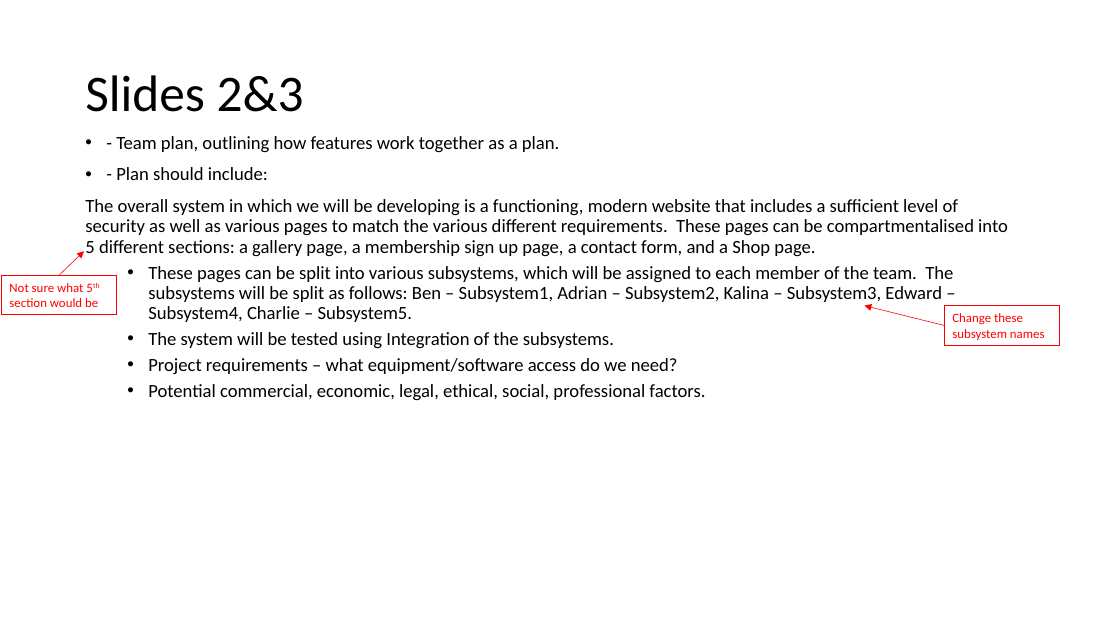
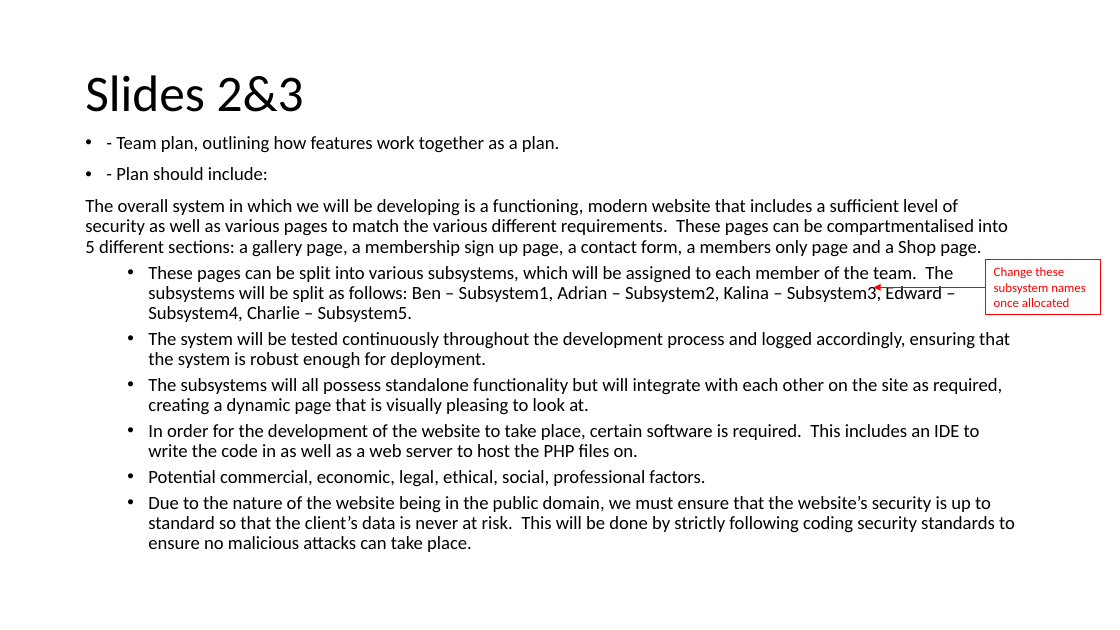
Before and after one commit to benkelly2/KV6002, a slide deck: slide 4 of KV6002_21 TOR Presentation.pptx. Drawn at 1120x630 pixels with LibreOffice and Linux fonts; fonts in the diff are those of the drawing. Boxes give left, top, right and bottom in pixels: in the first picture for what was removed or moved away, otherwise in the second. Text is boxed around its words. In the diff, an @@ line names an element or a change of style, - is before the commit and + after.

```diff
--- a/KV6002_21 TOR Presentation.pptx
+++ b/KV6002_21 TOR Presentation.pptx
@@ text at (85,199,1008,257): text changed @@
-The overall system in which we will be developing is a functioning, modern website that includes a sufficient level of security as well as various pages to match the various different requirements. These pages can be compartmentalised into 5 different sections: a gallery page, a membership sign up page, a contact form, and a Shop page.
+The overall system in which we will be developing is a functioning, modern website that includes a sufficient level of security as well as various pages to match the various different requirements. These pages can be compartmentalised into 5 different sections: a gallery page, a membership sign up page, a contact form, a members only page and a Shop page.
@@ arrow removed from (59, 276) to (84, 251) @@
@@ rectangle "Change these subsystem names once ...": place and size @@
-rectangle "Change these subsystem names once ..." at (944,306,1060,345)
+rectangle "Change these subsystem names once ..." at (986,260,1101,315)
@@ text in rectangle at (994,267,1086,307): text changed @@
-Change these subsystem names
+Change these subsystem names once allocated
@@ rectangle removed at (1,276,116,315) @@
-Not sure what 5th section would be
@@ arrow moved from (944, 325) - (865, 306) to (986, 287) - (874, 287) @@
@@ text at (148,332,1010,457): text changed @@
-  • The system will be tested using Integration of the subsystems.
-  • Project requirements – what equipment/software access do we need?
+  • The system will be tested continuously throughout the development process and logged accordingly, ensuring that the system is robust enough for deployment.
+  • The subsystems will all possess standalone functionality but will integrate with each other on the site as required, creating a dynamic page that is visually pleasing to look at.
+  • In order for the development of the website to take place, certain software is required. This includes an IDE to write the code in as well as a web server to host the PHP files on.
@@ text at (148,496,1015,552): paragraph added @@
+  • Due to the nature of the website being in the public domain, we must ensure that the website’s security is up to standard so that the client’s data is never at risk. This will be done by strictly following coding security standards to ensure no malicious attacks can take place.
```
Also in this commit, not shown: 5 other slides changed, 1 slide added.
